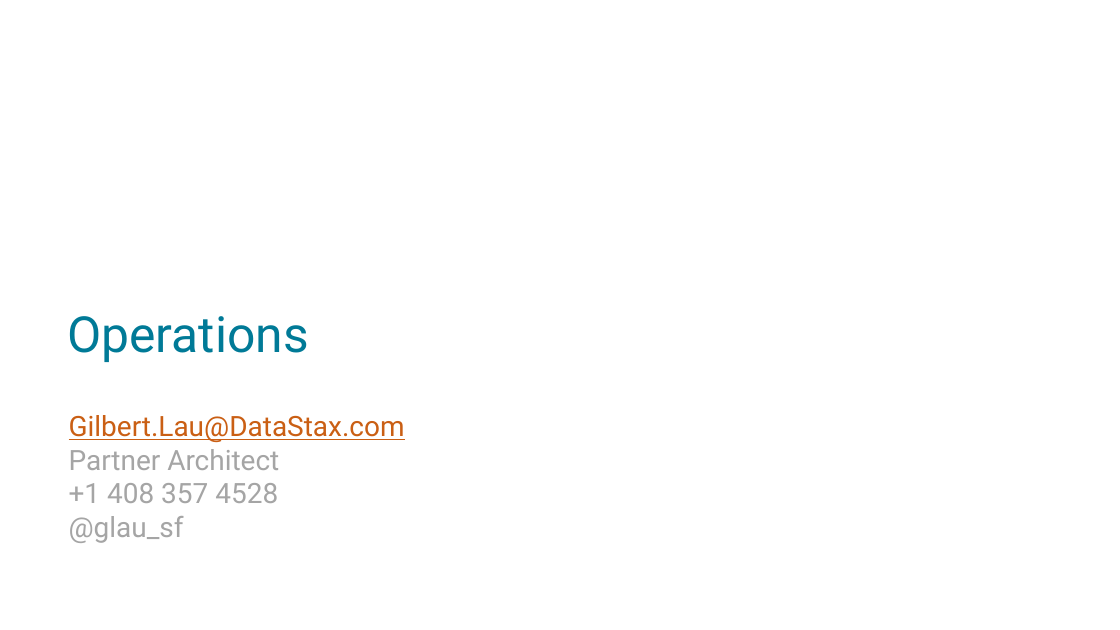
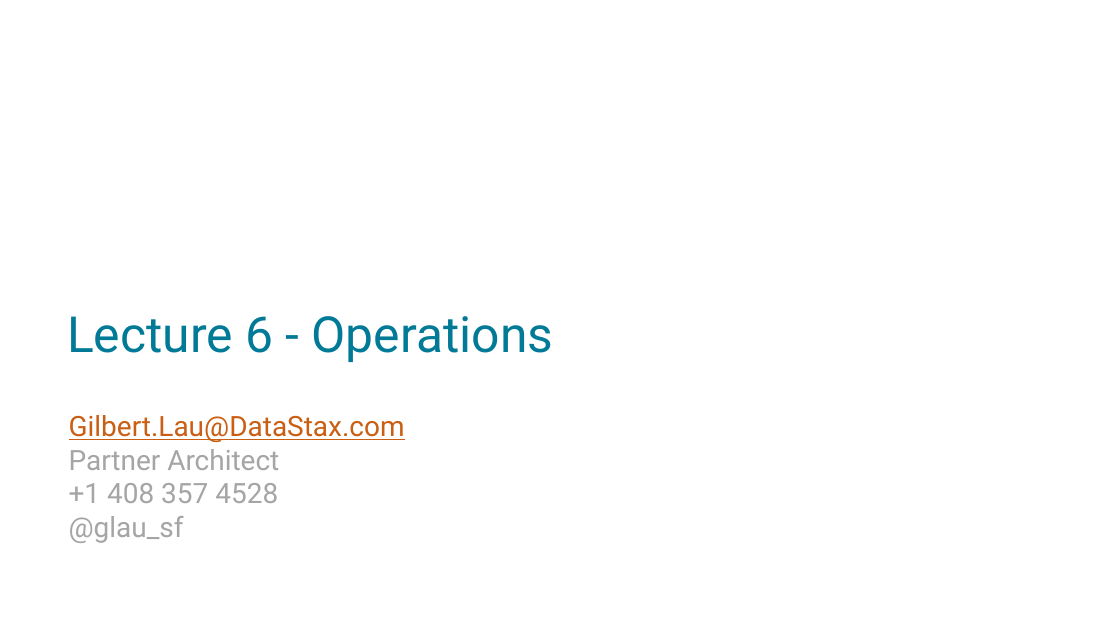
Before and after one commit to DSPN/DataStaxDay, a slide deck: slide 1 of lectures/Lecture 6 - Operations.pptx. Drawn at 1120x630 pixels with LibreOffice and Linux fonts; fonts in the diff are those of the drawing; background and template pictures are left out. Boxes give left, top, right and bottom in pixels: in the first picture for what was removed or moved away, otherwise in the second. Text is boxed around its words. In the diff, an @@ line names an element or a change of style, - is before the commit and + after.

```diff
--- a/lectures/Lecture 6 - Operations.pptx
+++ b/lectures/Lecture 6 - Operations.pptx
@@ title at (67, 316, 554, 362): text changed @@
-Operations
+Lecture 6 - Operations
```
Also in this commit, not shown: 1 other file.
